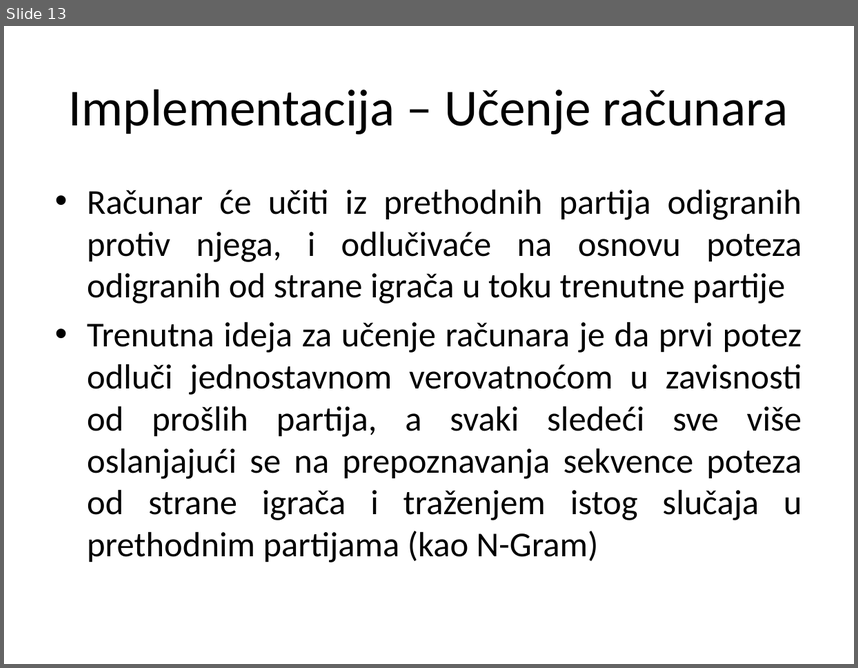
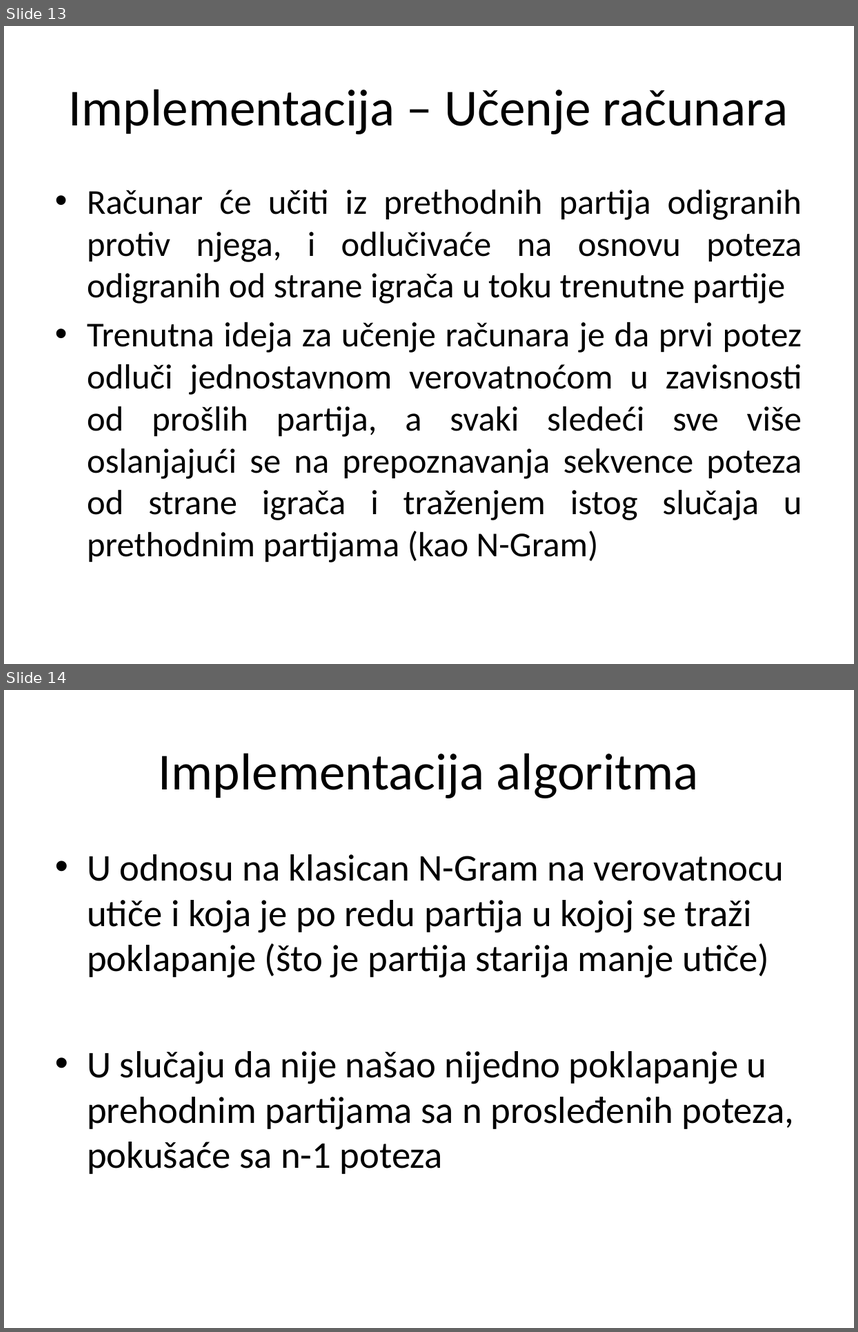
Before and after one commit to AndrejMiletic/SC2015-2016, a slide deck: AI in games.pptx. Shown one above the other, each under a label of ours: slide 13 before the commit, slides 13 and 14 after it. The pictures are 858x668 and 858x1332 pixels, drawn with LibreOffice and Linux fonts; fonts in the diff are those of the drawing. Boxes give left, top, right and bottom in pixels: in the first picture for what was removed or moved away, otherwise in the second. Text is boxed around its words. In the diff, an @@ line names an element or a change of style, - is before the commit and + after.

```diff
--- a/AI in games.pptx
+++ b/AI in games.pptx
@@ slide 14 added at box(4, 690, 854, 1328), background #FFFFFF @@
@@ title added at box(159, 753, 699, 798), 44 pt, text #000000 @@
+Implementacija algoritma
@@ text added at box(87, 854, 795, 1174), 32 pt, text #000000 @@
+• U odnosu na klasican N-Gram na verovatnocu utiče i koja je po redu partija u kojoj se traži poklapanje (što je partija starija manje utiče)
+• U slučaju da nije našao nijedno poklapanje u prehodnim partijama sa n prosleđenih poteza, pokušaće sa n-1 poteza
```
Also in this commit, not shown: 3 other slides added, 4 other files.
